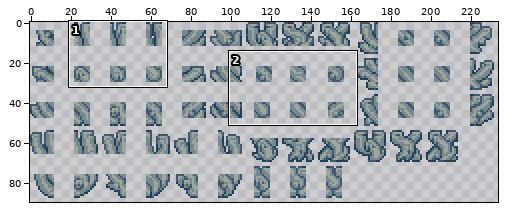
Sprite sheet, stored at Assets/Walls/Magike/WildChalcedonyWall.png. The picture above shows the old version from afar; the outline marks the close-up.
Close-up. Earlier state:
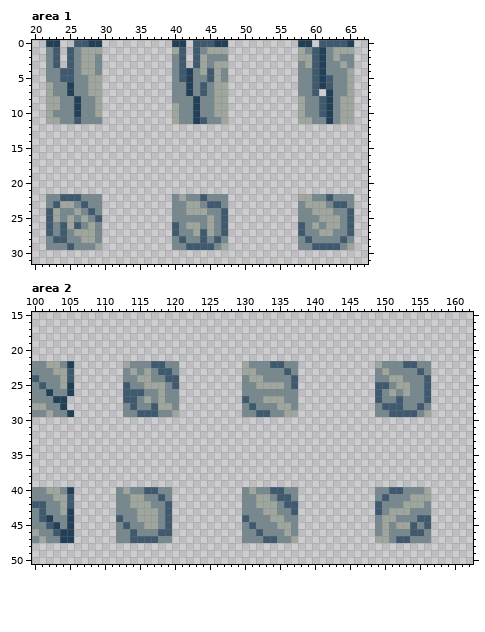
The file is 468x180 pixels, drawn in blocks of 2x2; one block is one cell here. Colours within 5 levels of each other are drawn and written as one. Shown: area 1: x 20..67, y 0..31; area 2: x 100..162, y 15..50.
Now the later version:
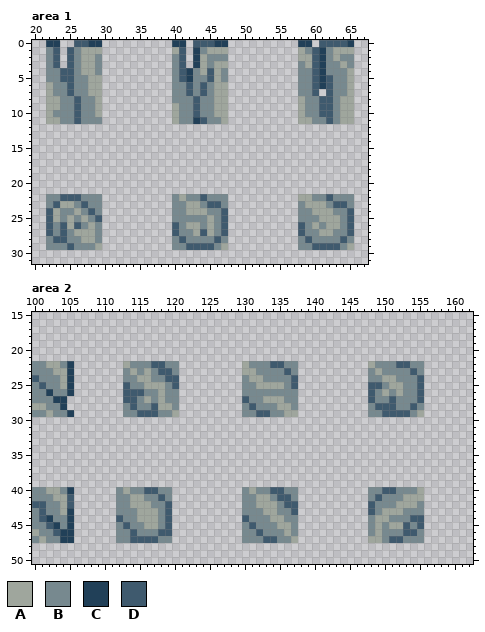
Palette (. is transparent): A #9fa69d  B #77898f  C #214058  D #3f5a6e
Changes in this commit:
Changed rows in their new state; - is an unchanged pixel.
Area 1:
first column x 25:
 1 ------------------C-------------------
 2 ------------------C-------------------
 3 ------------------C-------------------
 6 D----------------D--------------------
 7 D----------------D-------------------D
 8 -D----------------D------------------D
 9 -D----------------D------------------D
10 -D----------------D------------------D
11 -------------------------------------D
first column x 44:
28 B
Area 2:
first column x 105:
22 -------------------------------------------AB--D-B-.
23 C------------------------------------------BAB---DB.
24 C------------------------------------------B-A-B--D.
25 -------------------------------------------D-BA-B-D.
26 -------------------------------------------DBABAB-D.
27 -------------------------------------------DB-DB--D.
28 -------------------------------------------BD--B-DB.
29 -------------------------------------------B-D---BA.
first column x 148:
40 B-D-B--A.
41 BDB--A--.
42 DB--A--B.
43 DBA--B--.
44 BA-B--D-.
45 BABA-DBD.
46 BAB--D-B.
47 A-BD-B--.
